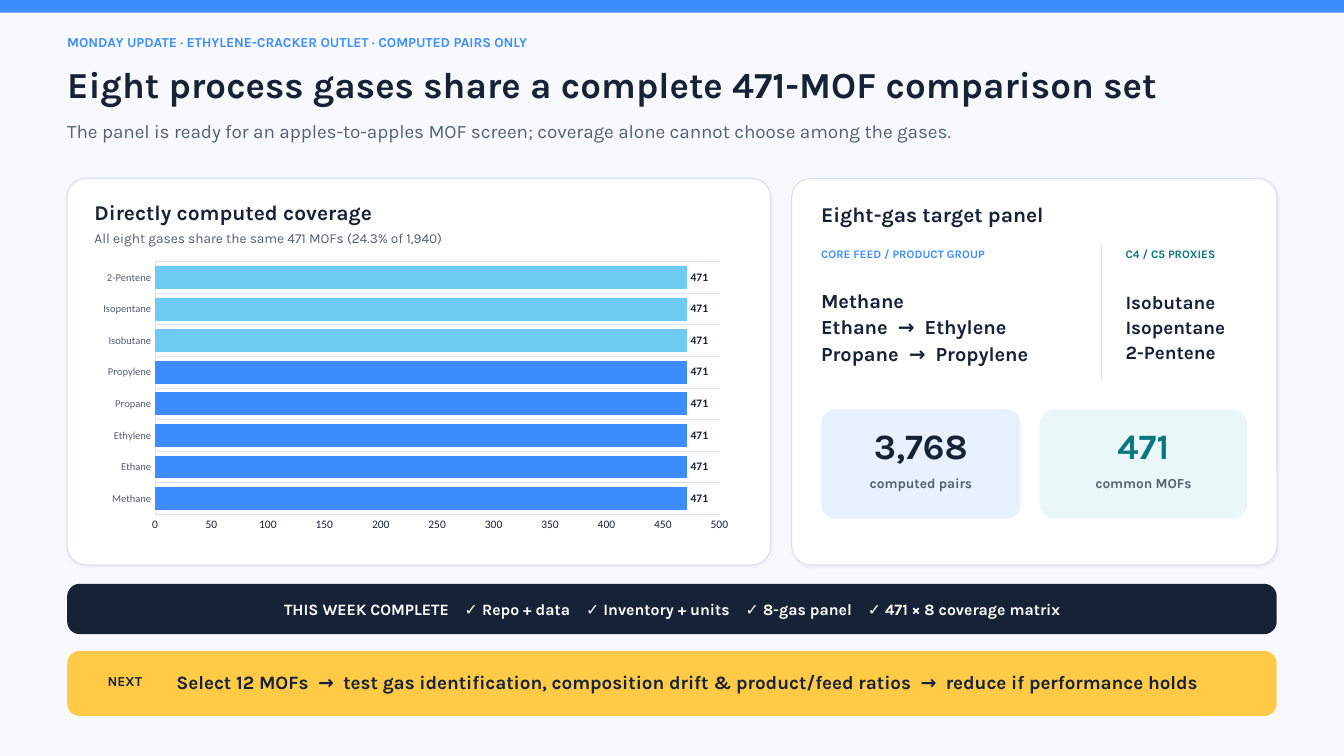
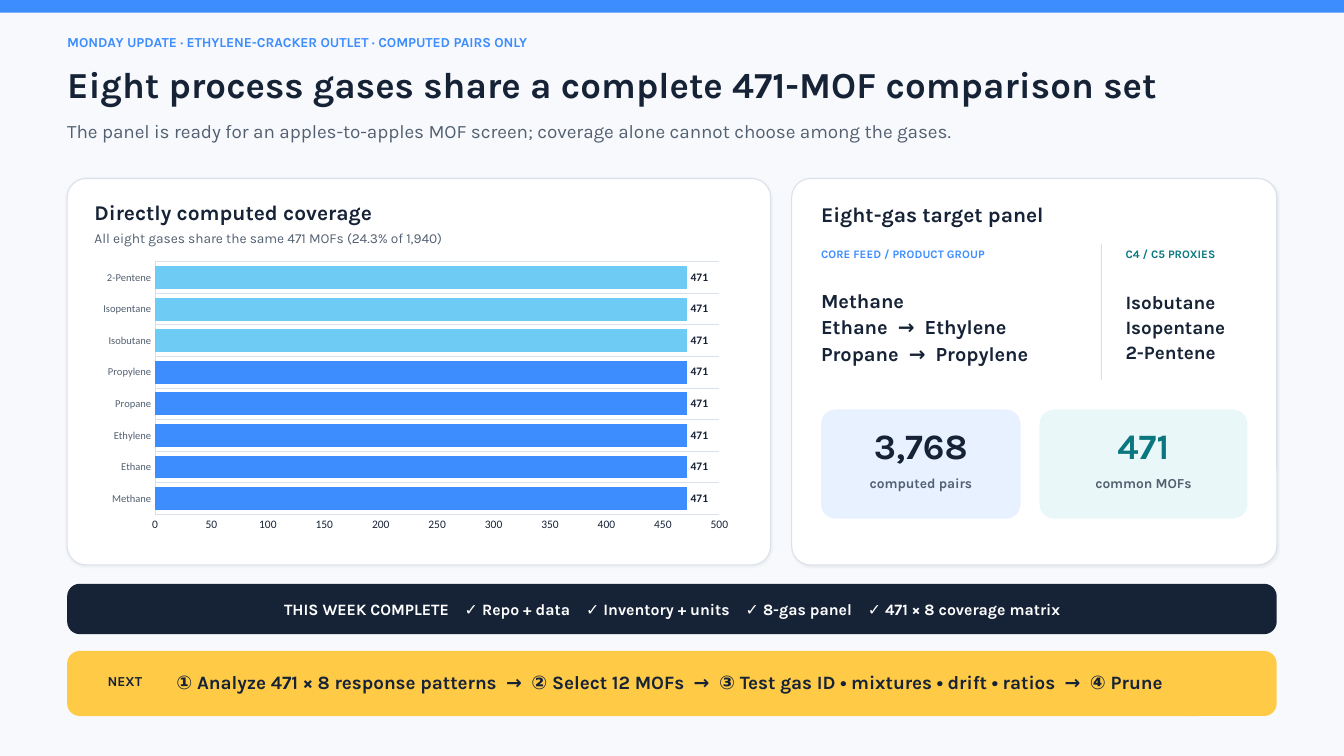
Before and after one commit to kma300/ChBE4699_Medford, a slide deck: slide 1 of outputs/monday_update_ethylene_cracker.pptx. Drawn at 1344x756 pixels with LibreOffice and Linux fonts; fonts in the diff are those of the drawing. Boxes give left, top, right and bottom in pixels: in the first picture for what was removed or moved away, otherwise in the second. Text is boxed around its words. In the diff, an @@ line names an element or a change of style, - is before the commit and + after.

Commit message:
Add next-step roadmap graphic to Monday slide

```diff
--- a/outputs/monday_update_ethylene_cracker.pptx
+++ b/outputs/monday_update_ethylene_cracker.pptx
@@ text at box(176, 675, 1163, 694): text changed @@
-Select 12 MOFs → test gas identification, composition drift & product/feed ratios → reduce if performance holds
+① Analyze 471 × 8 response patterns → ② Select 12 MOFs → ③ Test gas ID • mixtures • drift • ratios → ④ Prune
```
Also in this commit, not shown: 2 other files.
